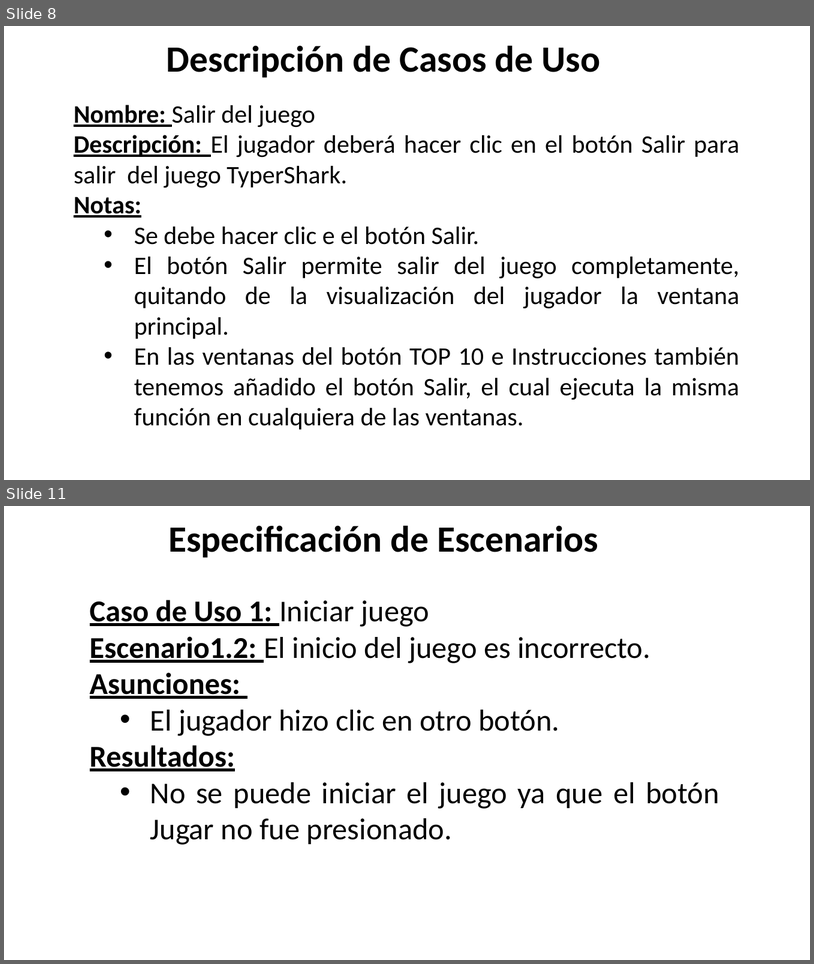
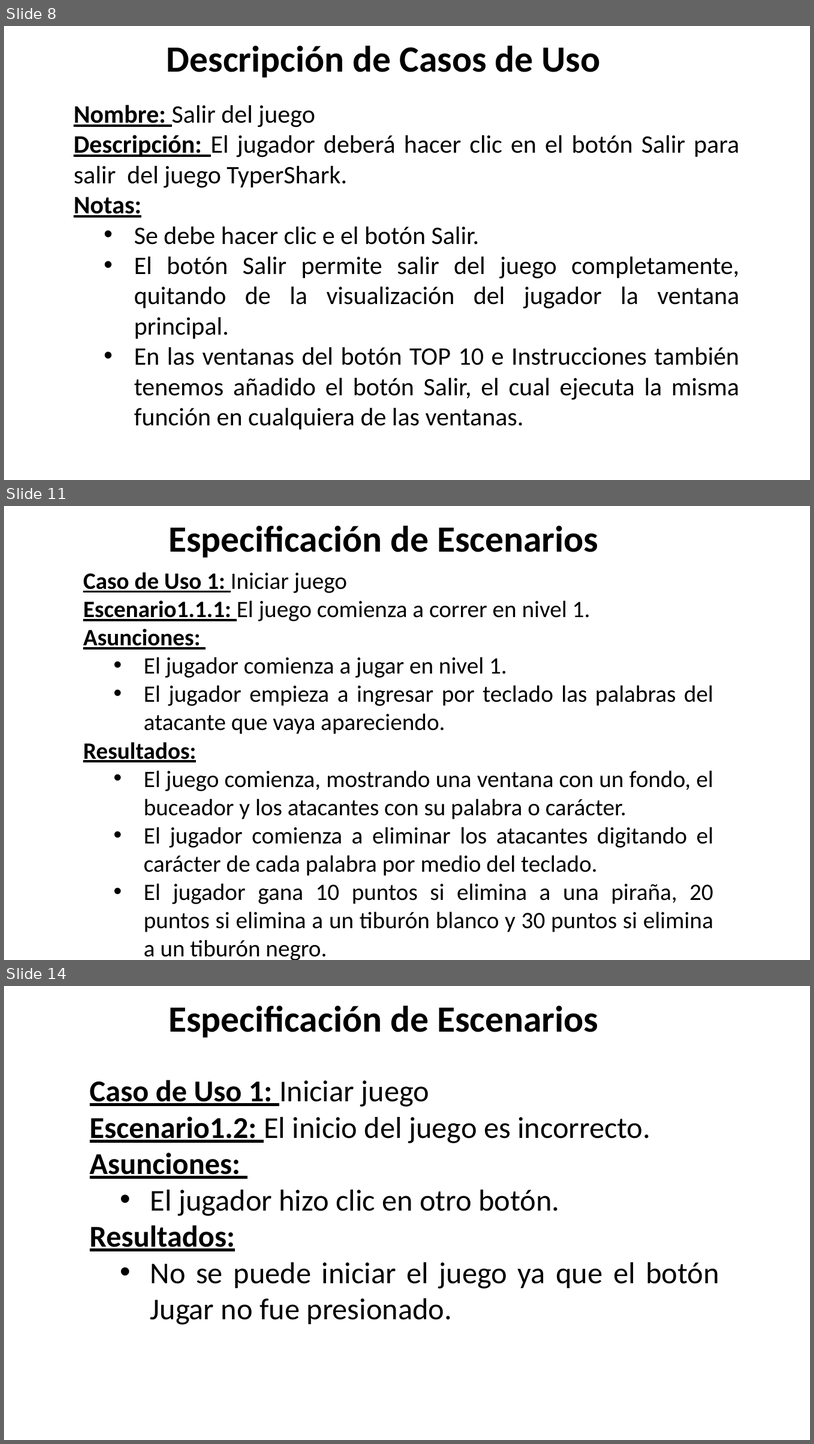
Before and after one commit to csacarelo/POO_Proyect, a slide deck: Proyecto_Final_v1.0/PresentaciónProyecto2.pptx. Shown one above the other, each under a label of ours: slides 8 and 11 before the commit, slides 8, 11 and 14 after it; the slides between them are not shown. The pictures are 814x964 and 814x1444 pixels, drawn with LibreOffice and Linux fonts; fonts in the diff are those of the drawing. Boxes give left, top, right and bottom in pixels: in the first picture for what was removed or moved away, otherwise in the second. Text is boxed around its words. In the diff, an @@ line names an element or a change of style, - is before the commit and + after.

Commit message:
Diapositivas para presentacion de Proyecto segunda parte añadida y se adjunta el diagrama de clases del juego en pdf

```diff
--- a/Proyecto_Final_v1.0/PresentaciónProyecto2.pptx
+++ b/Proyecto_Final_v1.0/PresentaciónProyecto2.pptx
@@ slide 11 added at (4,506,810,960), background #FFFFFF @@
@@ text added at (168,525,599,558), 44 pt, text #000000, bold @@
+Especificación de Escenarios
@@ text added at (83,572,714,960), 28 pt, text #000000 @@
+Caso de Uso 1: Iniciar juego
+Escenario1.1.1: El juego comienza a correr en nivel 1.
+Asunciones:
+  • El jugador comienza a jugar en nivel 1.
+  • El jugador empieza a ingresar por teclado las palabras del atacante que vaya apareciendo.
+Resultados:
+  • El juego comienza, mostrando una ventana con un fondo, el buceador y los atacantes con su palabra o carácter.
+  • El jugador comienza a eliminar los atacantes digitando el carácter de cada palabra por medio del teclado.
+  • El jugador gana 10 puntos si elimina a una piraña, 20 puntos si elimina a un tiburón blanco y 30 puntos si elimina a un tiburón negro.
@@ what was slide 11 is now slide 14 @@
```
Also in this commit, not shown: 4 slides changed, 7 other slides added, 2 other files.
